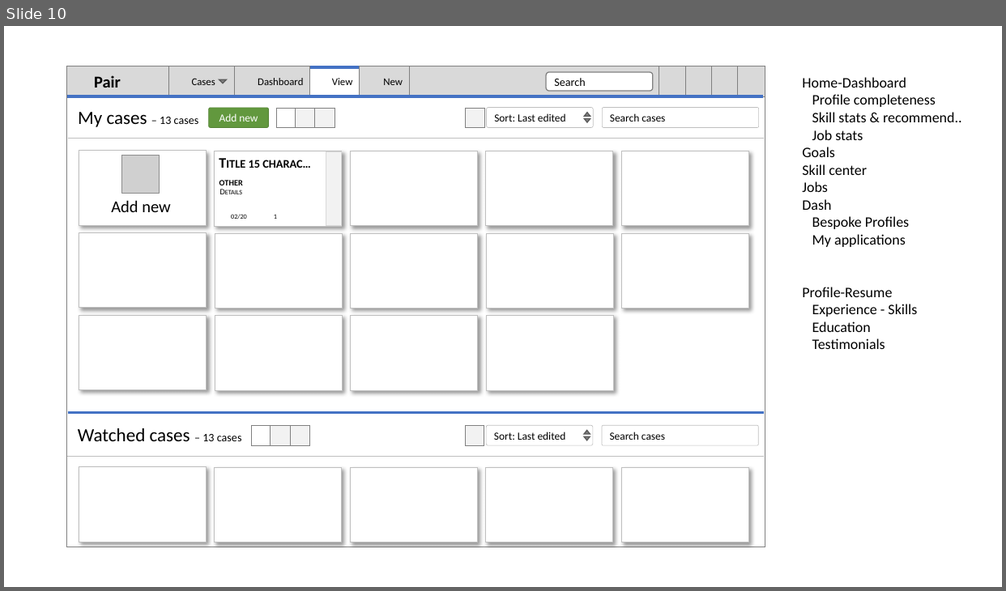
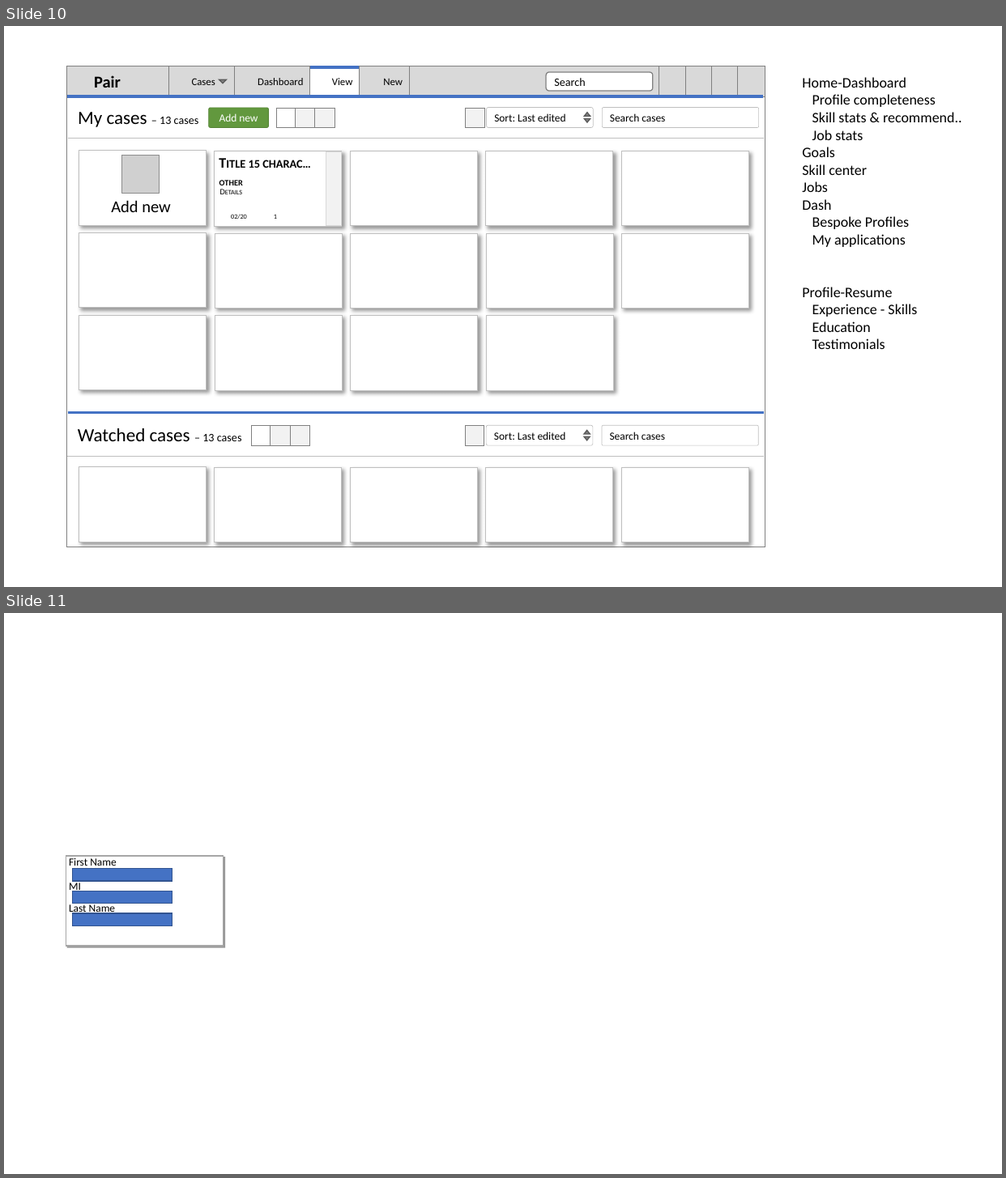
Before and after one commit to aarryann/doweb2, a slide deck: .docs/wireframes.pptx. Shown one above the other, each under a label of ours: slide 10 before the commit, slides 10 and 11 after it. The pictures are 1006x591 and 1006x1178 pixels, drawn with LibreOffice and Linux fonts; fonts in the diff are those of the drawing; grey boxes stand for pictures; background and template pictures are left out. Boxes give left, top, right and bottom in pixels: in the first picture for what was removed or moved away, otherwise in the second. Text is boxed around its words. In the diff, an @@ line names an element or a change of style, - is before the commit and + after.

Commit message:
wireframes...

```diff
--- a/.docs/wireframes.pptx
+++ b/.docs/wireframes.pptx
@@ slide 11 added at box(4, 613, 1002, 1174), background #FFFFFF @@
@@ rectangle added at box(66, 856, 224, 946), fill #FFFFFF, outline #A6A6A6 1 pt @@
@@ text added at box(69, 858, 116, 869), 10.5 pt, text #000000 @@
+First Name
@@ rectangle added at box(73, 869, 172, 882), fill #4472C4, outline #325491 1 pt @@
@@ text added at box(69, 881, 81, 893), 10.5 pt, text #000000 @@
+MI
@@ text added at box(69, 903, 115, 915), 10.5 pt, text #000000 @@
+Last Name
@@ rectangle added at box(73, 892, 172, 905), fill #4472C4, outline #325491 1 pt @@
@@ rectangle added at box(73, 914, 172, 926), fill #4472C4, outline #325491 1 pt @@
```
